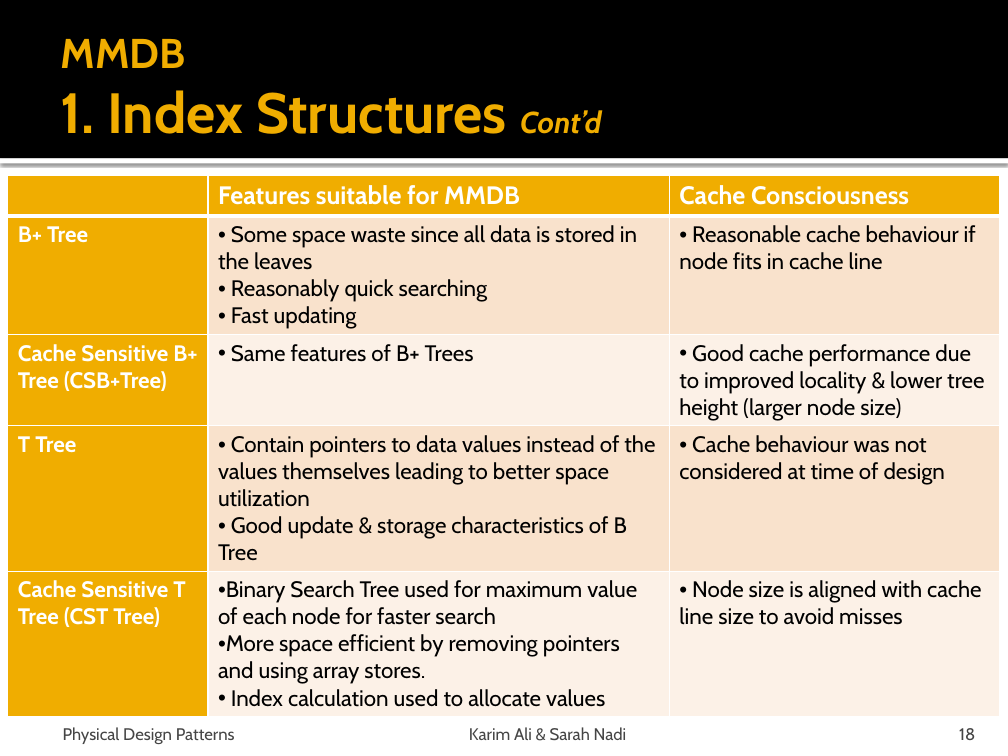
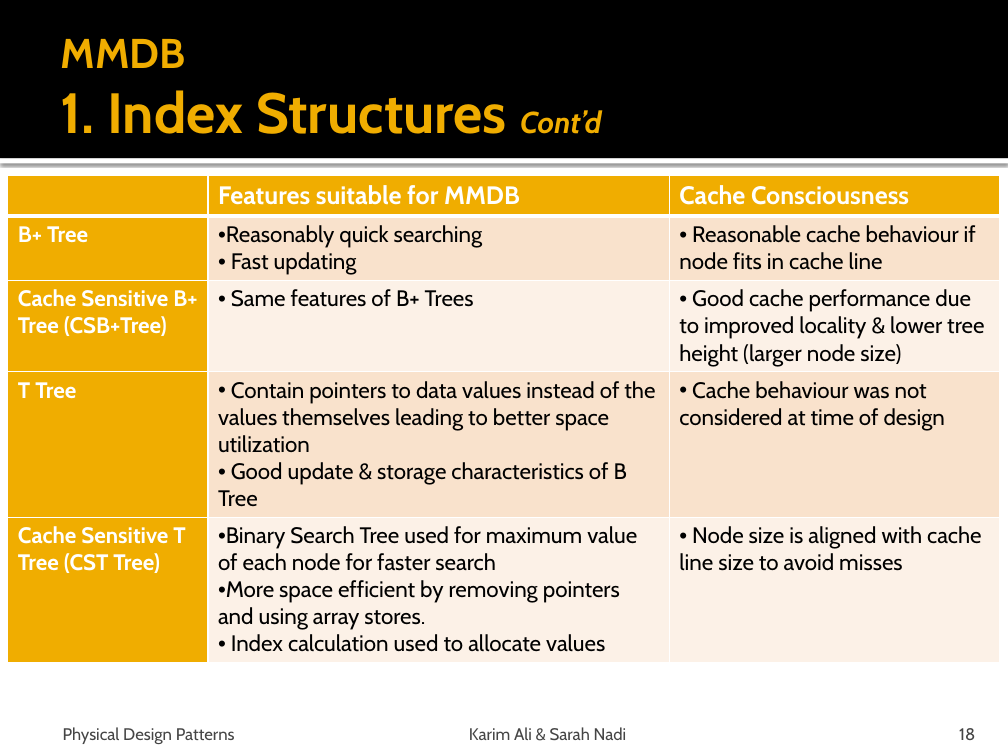
Before and after one commit to snadi/cs848-db, a slide deck: slide 18 of cs848-db/PhysDesignPres.pptx. Drawn at 1008x756 pixels with LibreOffice and Linux fonts; fonts in the diff are those of the drawing. Boxes give left, top, right and bottom in pixels: in the first picture for what was removed or moved away, otherwise in the second. Text is boxed around its words. In the diff, an @@ line names an element or a change of style, - is before the commit and + after.

```diff
--- a/cs848-db/PhysDesignPres.pptx
+++ b/cs848-db/PhysDesignPres.pptx
@@ table at bbox=[8, 175, 1001, 660] @@
-row 2, column 2: Some space waste since all data is stored in the leaves / Reasonably quick searching / Fast updating
+row 2, column 2: Reasonably quick searching / Fast updating
```
Also in this commit, not shown: 10 other slides changed, 1 slide removed.
